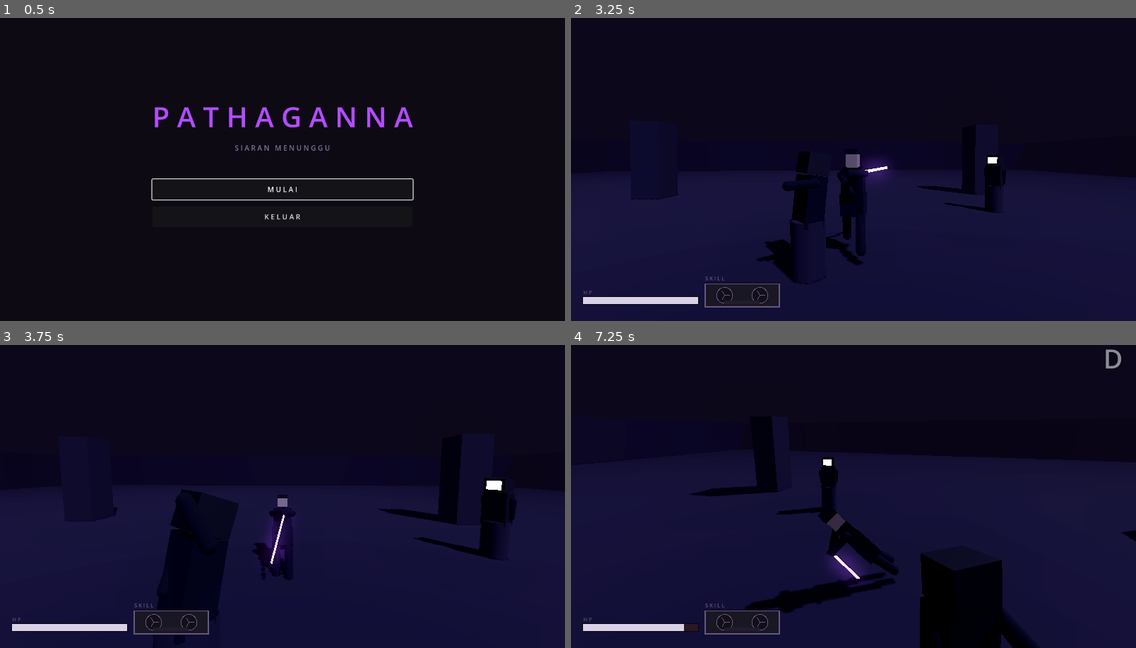
Above: before the commit, frames 1-4 (two rows, left to right).
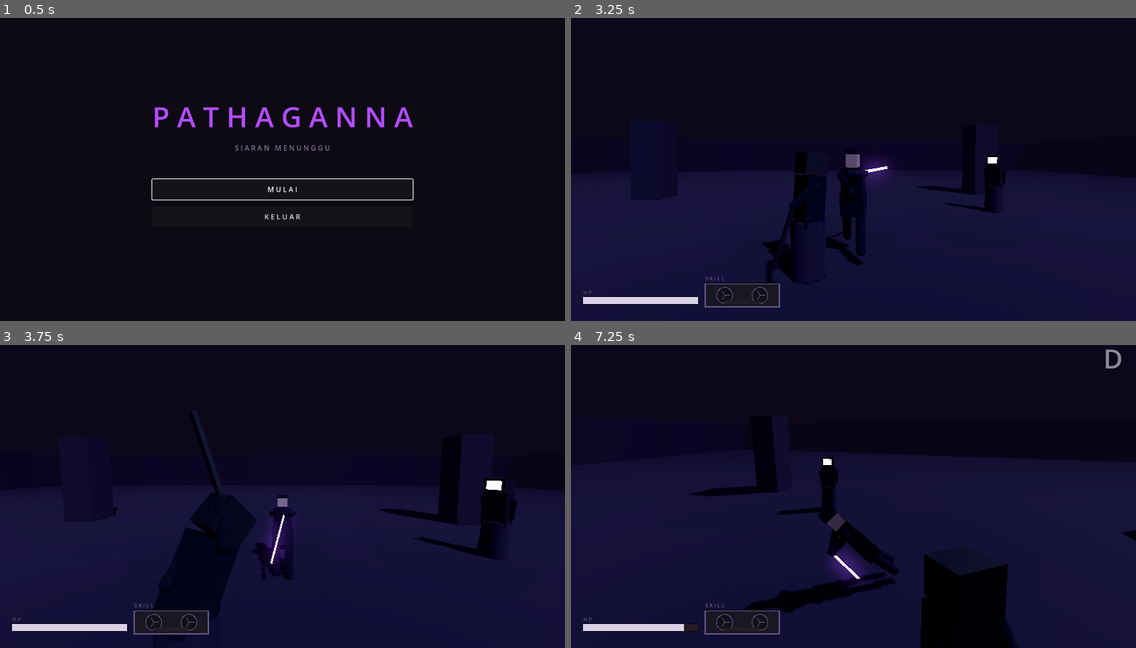
Above: after the commit, the same moments.

Repository: Watarufa/Pathaganna
Game: Godot game, scene res://scenes/main.tscn
Same seed, same stepped clock (60 frames per second), same inputs: the game is played once before the commit and once after it.
Inputs (mouse positions are in pixels of both pictures, inside the frame that each line leads up to):
- Up to frame 1 (0.5 s): no input
- Up to frame 2 (3.25 s): click "M U L A I" at 0.5 s; move the mouse to (881, 160) at 1.27 s; hold W (move_forward) from 1.28 s (still down); tap Shift (dodge) at 1.35, 2.3 s; right-click (881, 160) at 1.55 s; move the mouse to (825, 163) at 2.02 s; right-click (825, 163) at 2.1 s; move the mouse to (864, 157) at 2.77 s; click (864, 157) at 2.85 s; right-click (864, 157) at 3.05 s
- Up to frame 3 (3.75 s): keep holding W (move_forward); move the mouse to (276, 493) at 3.52 s; tap Shift (dodge) at 3.6 s
- Up to frame 4 (7.25 s): move the mouse to (893, 493) at 4.27 s; tap Tab (lockon) at 4.35 s; right-click (893, 493) at 4.55 s; move the mouse to (808, 484) at 5.02 s; right-click (808, 484) at 5.1 s; tap Shift (dodge) at 5.3, 5.85, 6.8 s; move the mouse to (859, 490) at 5.77 s; right-click (859, 490) at 6.05 s; move the mouse to (830, 481) at 6.52 s; release W (move_forward) at 6.53 s; hold D (move_right) from 6.53 s (still down); right-click (830, 481) at 6.6 s

Frame 1 is identical in both runs. In frame 2, 0.5% of the frame differs, in the area x 33-74%, y 44-88%; in frame 3, 1.8%, in the area x 27-85%, y 21-99%; in frame 4, 0.7%.

Commit message:
give dummy a weapon and distinct swing shapes for white and red

Diff:
--- a/scripts/enemies/dummy.gd
+++ b/scripts/enemies/dummy.gd
@@ -20,6 +20,38 @@
 var _cooldown := 0.0
 var _current: Dictionary = {}
 var _hitbox_on := false
+
+# Profil gerakan telegraph. Putih dan merah sengaja punya BENTUK berbeda —
+# tebasan atas vs sapuan samping — supaya jenis serangan terbaca dari siluet
+# meski warnanya luput dari perhatian. `follow` = pose akhir ayunan.
+const POSE_IDLE := {
+	Torso = Vector3.ZERO, ArmR = Vector3(-8, 0, -6), ArmL = Vector3(-8, 0, 6),
+	Head = Vector3.ZERO, WeaponPivot = Vector3(-58, 0, 0),
+}
+const PROFILE_WHITE := {
+	neutral = POSE_IDLE,
+	ready  = { Torso = Vector3(-14, 0, 0), ArmR = Vector3(-138, 0, -16),
+	           ArmL = Vector3(-16, 0, 16), Head = Vector3(-10, 0, 0),
+	           WeaponPivot = Vector3(-52, 0, 0) },
+	coil   = { Torso = Vector3(-26, 0, 0), ArmR = Vector3(-172, 0, -26),
+	           ArmL = Vector3(-24, 0, 22), Head = Vector3(-20, 0, 0),
+	           WeaponPivot = Vector3(-74, 0, 0) },
+	follow = { Torso = Vector3(26, 0, 0), ArmR = Vector3(-22, 0, 6),
+	           ArmL = Vector3(-10, 0, 10), Head = Vector3(16, 0, 0),
+	           WeaponPivot = Vector3(-14, 0, 0) },
+}
+const PROFILE_RED := {
+	neutral = POSE_IDLE,
+	ready  = { Torso = Vector3(0, 46, 0), ArmR = Vector3(-84, 0, -66),
+	           ArmL = Vector3(-28, 0, 28), Head = Vector3(0, 32, 0),
+	           WeaponPivot = Vector3(-16, -34, 0) },
+	coil   = { Torso = Vector3(0, 72, 0), ArmR = Vector3(-90, 0, -98),
+	           ArmL = Vector3(-36, 0, 34), Head = Vector3(0, 52, 0),
+	           WeaponPivot = Vector3(-16, -52, 0) },
+	follow = { Torso = Vector3(0, -58, 0), ArmR = Vector3(-88, 0, 70),
+	           ArmL = Vector3(-20, 0, -20), Head = Vector3(0, -42, 0),
+	           WeaponPivot = Vector3(-16, 46, 0) },
+}
 
 func _ready() -> void:
 	add_to_group("lockon_targets")
@@ -92,6 +124,10 @@
 	# lengan
 	rig.attach_capsule("ArmL", 0.07, 0.55, Vector3(0, -0.28, 0), Palette.CLOTH)
 	rig.attach_capsule("ArmR", 0.07, 0.55, Vector3(0, -0.28, 0), Palette.CLOTH)
+	# batang antena berkarat — memperbesar siluet ayunan supaya telegraph
+	# terbaca dari jarak tempur, bukan cuma dari lengan setipis capsule
+	rig.add_pivot("WeaponPivot", "ArmR", Vector3(0, -0.5, 0))
+	rig.attach_box("WeaponPivot", Vector3(0.055, 0.055, 0.95), Vector3(0, 0, -0.45), Palette.METAL)
 
 func get_lockon_point() -> Vector3:
 	return global_position + Vector3.UP * 1.35
@@ -157,6 +193,9 @@
 		_cooldown = Balance.DUMMY.interval
 		_change_state(State.RECOVER)
 
+func _profile() -> Dictionary:
+	return PROFILE_WHITE if _current.get("parryable", true) else PROFILE_RED
+
 func _stop_hitbox() -> void:
 	if _hitbox_on:
 		_hitbox_on = false
@@ -179,36 +218,33 @@
 func _update_visuals() -> void:
 	match state:
 		State.WINDUP:
-			# layar wajah berkedip: putih = bisa diparry, merah = wajib dodge
-			var blink := fmod(state_time * 12.0, 2.0) < 1.0
-			var telegraph: Material = Palette.TELEGRAPH_WHITE if _current.parryable else Palette.TELEGRAPH_RED
-			_screen.material_override = telegraph if blink else Palette.CRT_SCREEN
-			rig.pose({
-				"Torso": Vector3(-12, 0, 0), "ArmR": Vector3(-150, 0, -20),
-				"ArmL": Vector3(-20, 0, 20), "Head": Vector3(-8, 0, 0),
-			}, 9.0)
+			# Gerakan windup dihitung langsung dari state_time: angkat progresif →
+			# anticipation → pukul, jadi pemain membaca KAPAN, bukan cuma APA.
+			_screen.material_override = Telegraph.screen_material(
+				state_time, _current.windup, _current.parryable, Palette.CRT_SCREEN)
+			rig.snap(Telegraph.windup_pose(_profile(), state_time, _current.windup))
 		State.SWING:
 			_screen.material_override = Palette.CRT_SCREEN
+			# lanjut dari pose coil supaya ayunan menyambung mulus dari windup
 			var k := clampf(state_time / maxf(_current.hit_end, 0.01), 0.0, 1.0)
 			k = k * k * (3.0 - 2.0 * k)
-			rig.snap({
-				"Torso": Vector3(-12, 0, 0).lerp(Vector3(22, 0, 0), k),
-				"ArmR": Vector3(-150, 0, -20).lerp(Vector3(-30, 0, 10), k),
-			})
+			rig.snap(Telegraph.blend(_profile().coil, _profile().follow, k))
 		State.STAGGER:
 			_screen.material_override = Palette.CRT_SCREEN
 			rig.pose({
 				"Torso": Vector3(-26, 0, 8), "Head": Vector3(-18, 0, 0),
 				"ArmR": Vector3(-15, 0, -35), "ArmL": Vector3(-15, 0, 35),
+				"WeaponPivot": Vector3(-30, 0, 0),
 			}, 12.0)
 		State.REBOOT:
-			rig.pose({ "Torso": Vector3(-14, 0, 0), "Head": Vector3(24, 0, 0) }, 6.0)
+			rig.pose({
+				"Torso": Vector3(-14, 0, 0), "Head": Vector3(24, 0, 0),
+				"ArmR": Vector3(-4, 0, -10), "ArmL": Vector3(-4, 0, 10),
+				"WeaponPivot": Vector3(-84, 0, 0),
+			}, 6.0)
 		_:
 			_screen.material_override = Palette.CRT_SCREEN
-			rig.pose({
-				"Torso": Vector3.ZERO, "ArmR": Vector3(-8, 0, -6),
-				"ArmL": Vector3(-8, 0, 6), "Head": Vector3.ZERO,
-			}, 8.0)
+			rig.pose(POSE_IDLE, 8.0)
 
 # ------------------------------------------------------------- reaksi
 func _on_hit(attack: AttackData, hit_from: Area3D) -> void:
